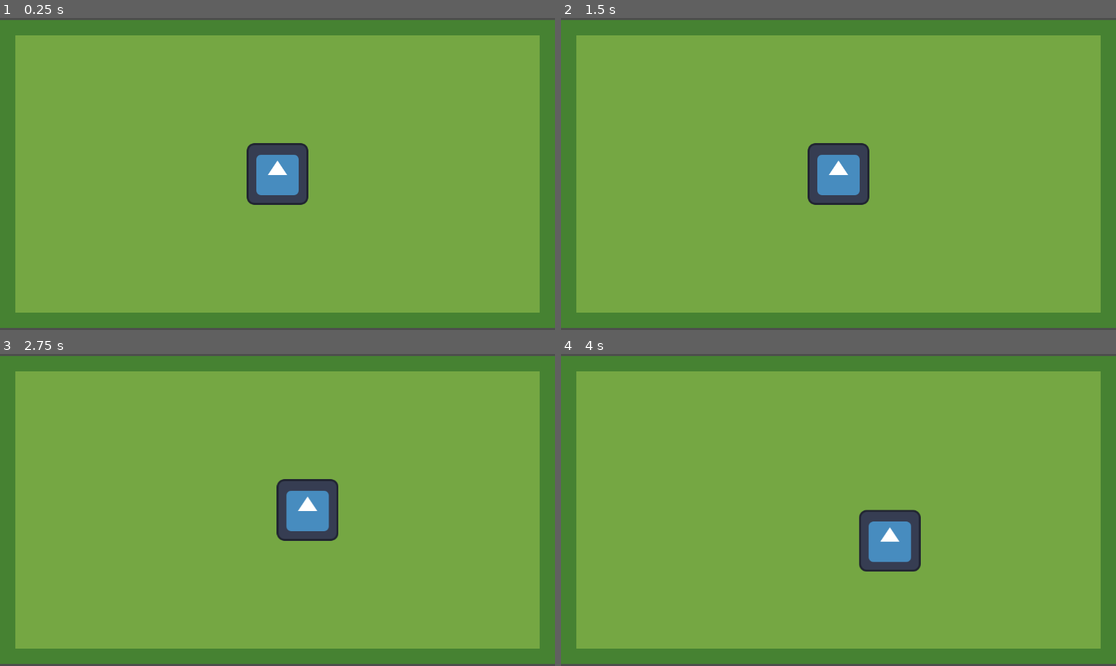
Above: before the commit, frames 1-4 (two rows, left to right).
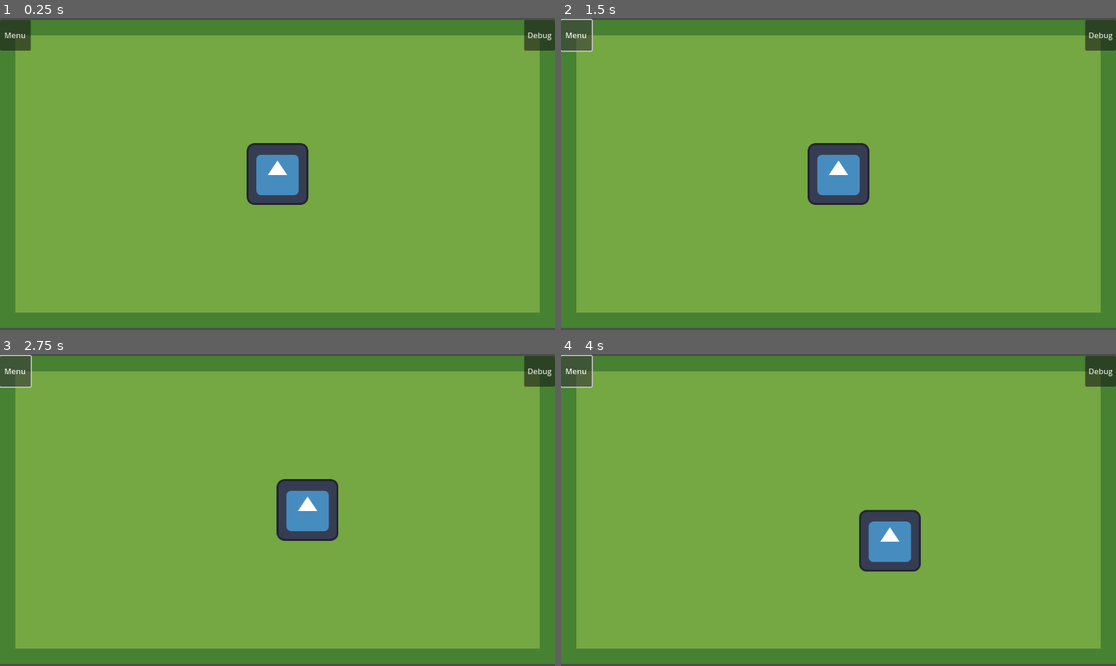
Above: after the commit, the same moments.

Repository: Jacon-ator/4444_Final_Project
Game: Godot game, scene res://level.tscn
Same seed, same stepped clock (60 frames per second), same inputs: the game is played once before the commit and once after it. The engine's default icon, where the game draws it, is replaced by a stand-in: a white triangle on a blue panel in a dark square.
Inputs (mouse positions are in pixels of both pictures, inside the frame that each line leads up to):
- Up to frame 1 (0.25 s): no input
- Up to frame 2 (1.5 s): click (1099, 36) at 0.5 s, where only the run after the commit has a clickable "Debug"; click (577, 36) at 1.25 s, where only the run after the commit has a clickable "Menu"
- Up to frame 3 (2.75 s): hold Right (ui_right) from 2.03 s (still down)
- Up to frame 4 (4 s): release Right (ui_right) at 2.78 s; hold Down (ui_down) 2.78-3.53 s; hold Right (ui_right) from 3.53 s (still down)

The runs differ from the first frame. In frame 1, 1.1% of the frame differs, in the area x 0-100%, y 0-11%; in frame 2, 1.2%; in frame 3, 1.2%; in frame 4, 1.2%.

Commit message:
Added Simple Buttons

Diff:
--- /dev/null
+++ b/4444_final_project/button.gd
@@ -0,0 +1,6 @@
+extends Button
+
+func _button_pressed():
+	var PF_Button
+	load(PF_Button.new)
+	PF_Button.text = "PathFinder Toggle"
--- a/4444_final_project/level.tscn
+++ b/4444_final_project/level.tscn
@@ -1,8 +1,9 @@
-[gd_scene load_steps=7 format=4 uid="uid://btgkpibfq57f6"]
+[gd_scene load_steps=8 format=4 uid="uid://btgkpibfq57f6"]
 
 [ext_resource type="Texture2D" uid="uid://ch665wb8v33f6" path="res://tilemap palette.png" id="1_oi3di"]
 [ext_resource type="Script" uid="uid://jn1ggyj71bf7" path="res://player.gd" id="1_vonw3"]
 [ext_resource type="Texture2D" uid="uid://dt1rk5ngjig2e" path="res://icon.svg" id="2_oi3di"]
+[ext_resource type="Script" uid="uid://bqumxyqjo77yu" path="res://button.gd" id="4_0b4ue"]
 
 [sub_resource type="TileSetAtlasSource" id="TileSetAtlasSource_oi3di"]
 texture = ExtResource("1_oi3di")
@@ -38,3 +39,18 @@
 shape = SubResource("RectangleShape2D_vonw3")
 
 [node name="Camera" type="Camera2D" parent="."]
+
+[node name="Debug Button" type="Button" parent="."]
+offset_left = 512.0
+offset_top = -320.0
+offset_right = 576.0
+offset_bottom = -256.0
+text = "Debug"
+script = ExtResource("4_0b4ue")
+
+[node name="Menu Button" type="Button" parent="."]
+offset_left = -576.0
+offset_top = -320.0
+offset_right = -512.0
+offset_bottom = -256.0
+text = "Menu"
Not shown, added: 4444_final_project/button.gd.uid
